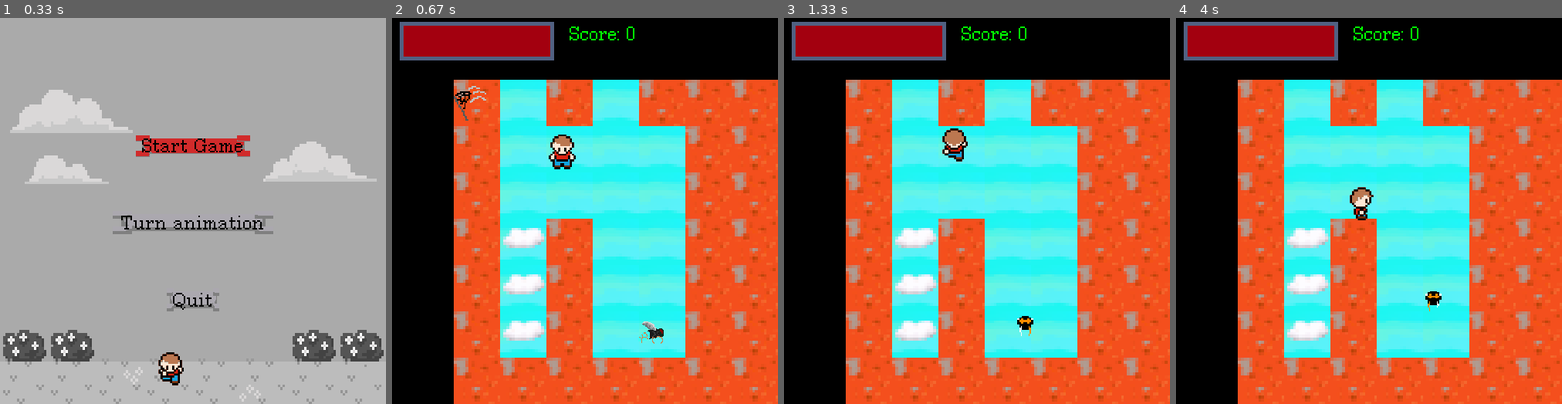
Above: before the commit, frames 1-4 (left to right).
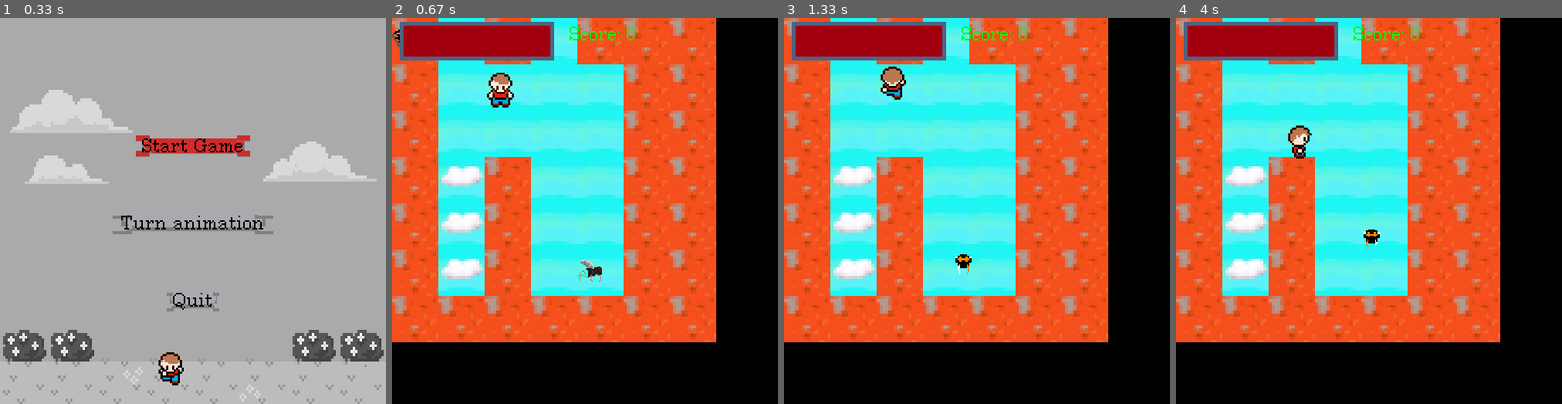
Above: after the commit, the same moments.

Repository: FearlessClock/PygameBaseCode
Game: pygame game, started from Main.py
Two runs of this game, one before a commit and one after it. Both use one fixed random seed, a clock stepped at 60 frames per second and the inputs below.
Inputs:
- Up to frame 1 (0.33 s): no input
- Up to frame 2 (0.67 s): tap Enter at 0.33 s
- Up to frame 3 (1.33 s): tap Space at 0.67, 1.07 s; hold Up from 1 s (still down)
- Up to frame 4 (4 s): tap Space at 1.37, 1.57, 1.87, 2.07, 2.37, 2.63, 2.97, 3.27, 3.4, 3.8 s; release Up at 1.47 s; hold Right 1.5-1.97 s; hold Left 2-2.53 s; hold Down 2.57-2.87 s; hold Left 2.9-3.3 s; hold Left 3.33-3.7 s; hold Right from 3.73 s (still down)

Frame 1 is identical in both runs. In frame 2, 80% of the frame differs, in the area x 0-100%, y 0-100%; in frame 3, 79%; in frame 4, 80%.

Commit message:
Fix: small maps are spawned in the upper left corner

Diff:
--- a/Camera.py
+++ b/Camera.py
@@ -27,9 +27,9 @@
 
     def MoveCameraToPlayerLocation(self, player):
         self.screenRect.x = max(player.x - self.screenRect.width / 2, 0)
-        self.screenRect.x = min((self.levelSize.x * self.tileSize.x - self.screenRect.width), self.screenRect.x)
+        self.screenRect.x = min(max(0, (self.levelSize.x * self.tileSize.x - self.screenRect.width)), self.screenRect.x)
         self.screenRect.y = max(player.y - self.screenRect.height / 2, 0)
-        self.screenRect.y = min((self.levelSize.y * self.tileSize.y - self.screenRect.height), self.screenRect.y)
+        self.screenRect.y = min(max(0, (self.levelSize.y * self.tileSize.y - self.screenRect.height)), self.screenRect.y)
 
     def draw(self, surface, player, npcList):
         self.MoveCameraToPlayerLocation(player.rect)
